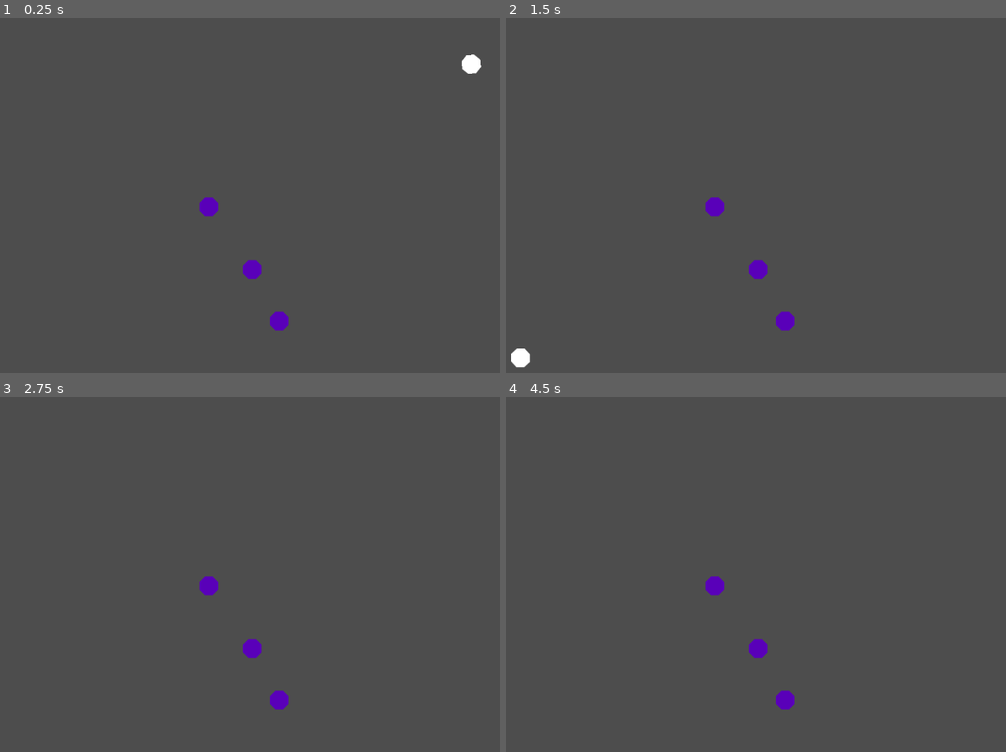
Above: before the commit, frames 1-4 (two rows, left to right).
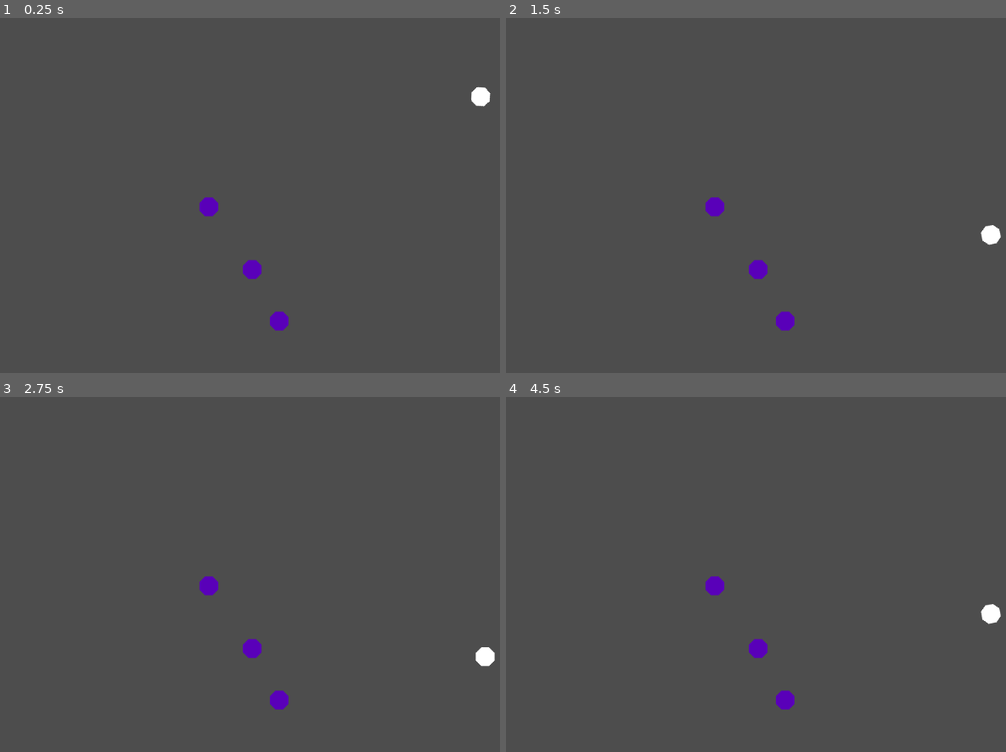
Above: after the commit, the same moments.

Repository: willigro/PinBallJam
Game: Godot game, scene res://src/scenes/SceneTest.tscn
Same seed, same stepped clock (60 frames per second), same inputs: the game is played once before the commit and once after it.
Inputs (mouse positions are in pixels of both pictures, inside the frame that each line leads up to):
- Up to frame 1 (0.25 s): no input
- Up to frame 2 (1.5 s): move the mouse to (866, 181) at 0.52 s; press the mouse at (866, 181) at 0.53 s; move the mouse to (581, 220) at 1.27 s; release the mouse at (581, 220) at 1.28 s; click (581, 220) at 1.35 s
- Up to frame 3 (2.75 s): move the mouse to (275, 496) at 2.02 s; press the mouse at (275, 496) at 2.03 s
- Up to frame 4 (4.5 s): tap Enter at 2.75 s; move the mouse to (681, 656) at 2.77 s; release the mouse at (681, 656) at 2.78 s; click (681, 656) at 2.85 s; move the mouse to (916, 638) at 3.52 s; press the mouse at (916, 638) at 3.53 s; tap Space at 4.25 s; move the mouse to (511, 524) at 4.27 s; release the mouse at (511, 524) at 4.28 s; click (511, 524) at 4.35 s

The runs differ from the first frame. In frame 1, 0.3% of the frame differs, in the area x 92-99%, y 10-25%; in frame 2, 0.3%, in the area x 1-99%, y 58-99%; in frame 3, 0.2%; in frame 4, 0.2%.

Commit message:
Reset player state and apply a force when click
Signed-off-by: Rittmann <willirittmann@outlook.com>

Diff:
--- a/src/scripts/Player.gd
+++ b/src/scripts/Player.gd
@@ -1,8 +1,11 @@
 extends RigidBody2D
 
+var _initial_transform
+var reset_state_pos = null
 
 # Called when the node enters the scene tree for the first time.
 func _ready():
+    _initial_transform = transform
     apply_impulse(Vector2(0, -1500))
     pass # Replace with function body.
 
@@ -10,3 +13,13 @@
 # Called every frame. 'delta' is the elapsed time since the previous frame.
 func _process(delta):
     pass
+
+func reset_states(pos):
+    reset_state_pos = pos
+
+func _integrate_forces(state):
+    if reset_state_pos:
+        state.transform = Transform2D(0.0, reset_state_pos)
+        linear_velocity = Vector2.ZERO
+        reset_state_pos = null
+        apply_impulse(Vector2(0, -1500))
--- a/src/scripts/SceneTest.gd
+++ b/src/scripts/SceneTest.gd
@@ -3,9 +3,12 @@
 
 # Called when the node enters the scene tree for the first time.
 func _ready():
+    $Player1.set_global_position($Marker2D.get_global_position())
     pass # Replace with function body.
 
 
 # Called every frame. 'delta' is the elapsed time since the previous frame.
 func _process(delta):
+    if Input.is_action_pressed("click"):
+        $Player1.reset_states($Marker2D.get_global_position())
     pass
